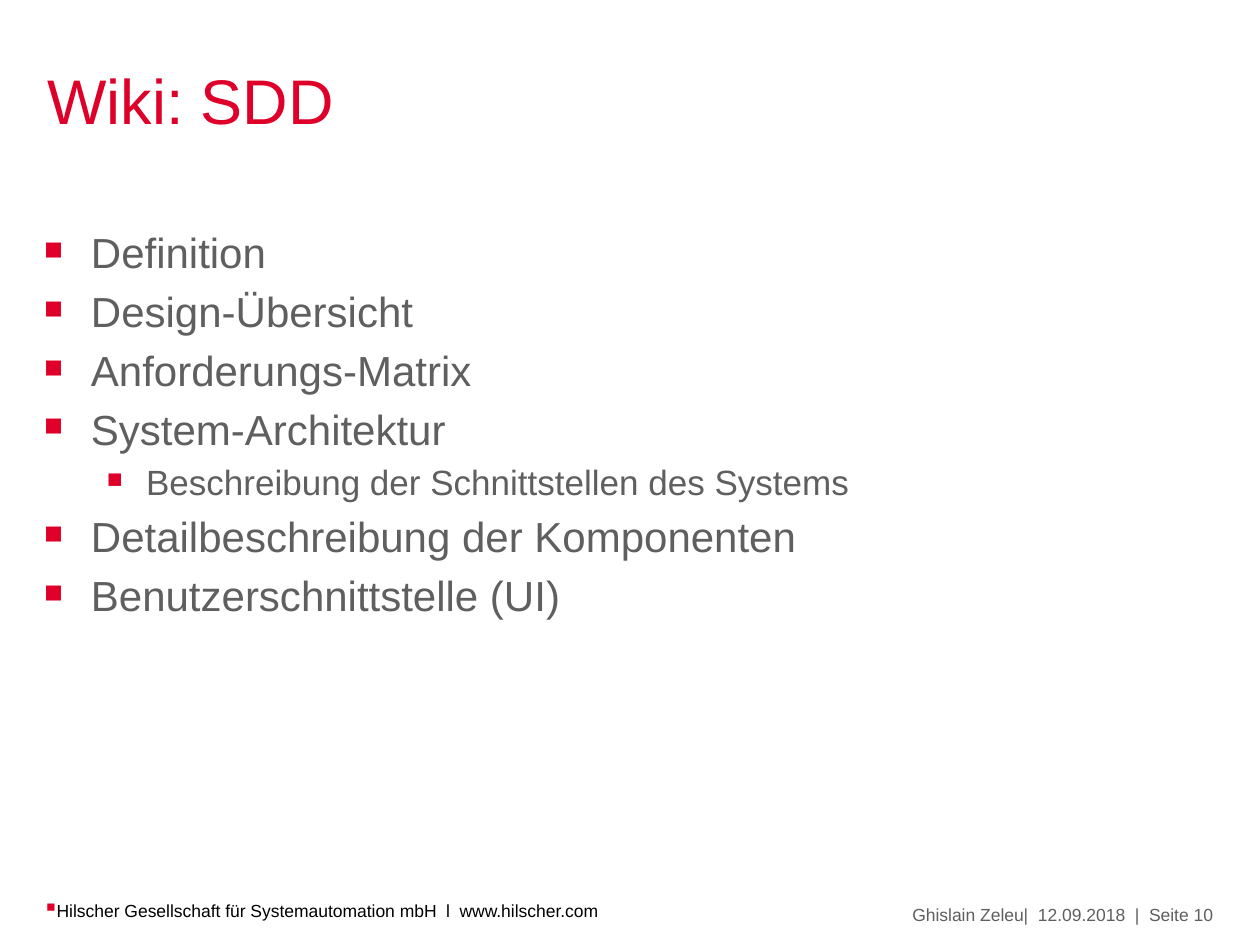
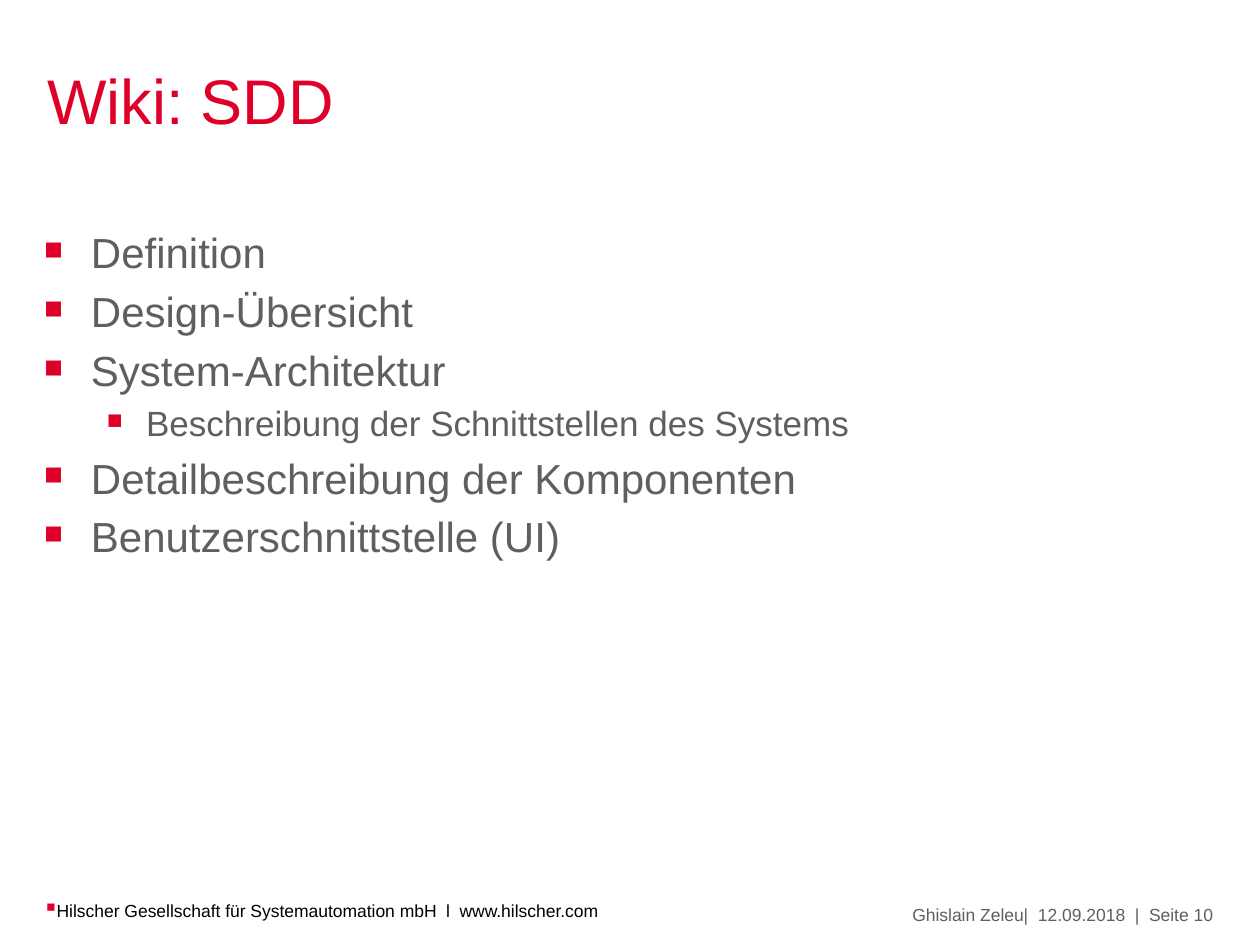
Before and after one commit to Ghislain1/zoe-fb-app, a slide deck: slide 10 of Topology-Editor.pptx. Drawn at 1260x945 pixels with LibreOffice and Linux fonts; fonts in the diff are those of the drawing; background and template pictures are left out. Boxes give left, top, right and bottom in pixels: in the first picture for what was removed or moved away, otherwise in the second. Text is boxed around its words. In the diff, an @@ line names an element or a change of style, - is before the commit and + after.

```diff
--- a/Topology-Editor.pptx
+++ b/Topology-Editor.pptx
@@ text at (x1=91, y1=355, x2=471, y2=394): paragraph removed @@
-￭ Anforderungs-Matrix
```
Also in this commit, not shown: 7 other slides changed, 1 slide added.
